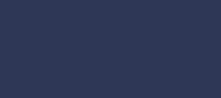
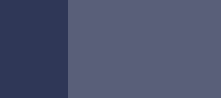
Revision of a layered w=221, h=98 image; what changed, layer by layer:
added group "blue" with 3 layers over [68, 0, 221, 98]
renamed "blue" to "data", opacity 100% → 80%, moved it into group "blue", painted on it over [68, 0, 221, 98]
